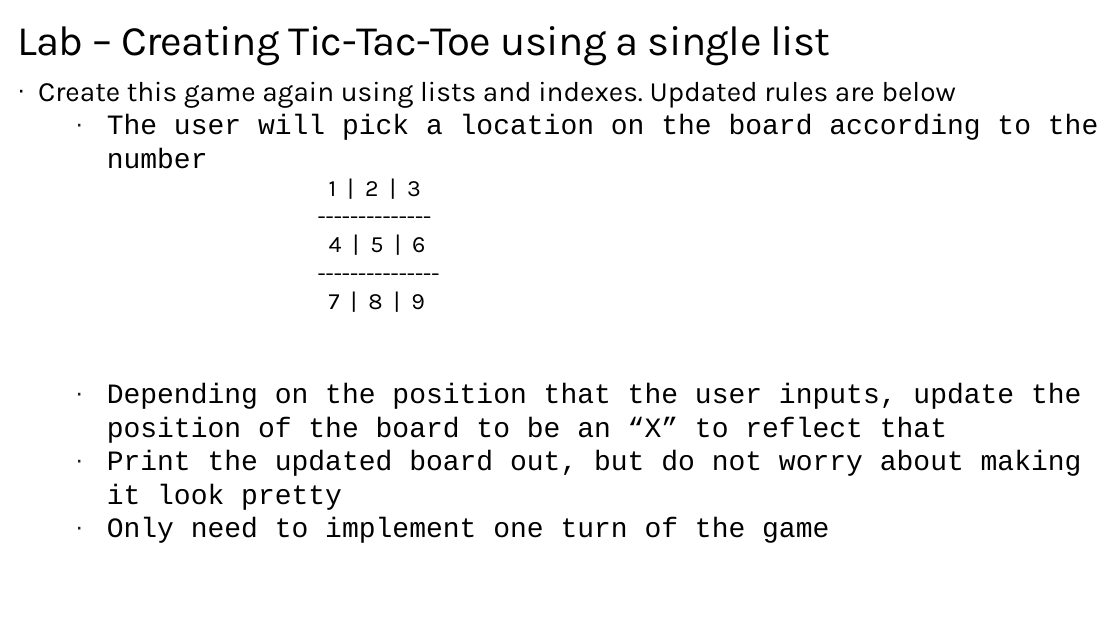
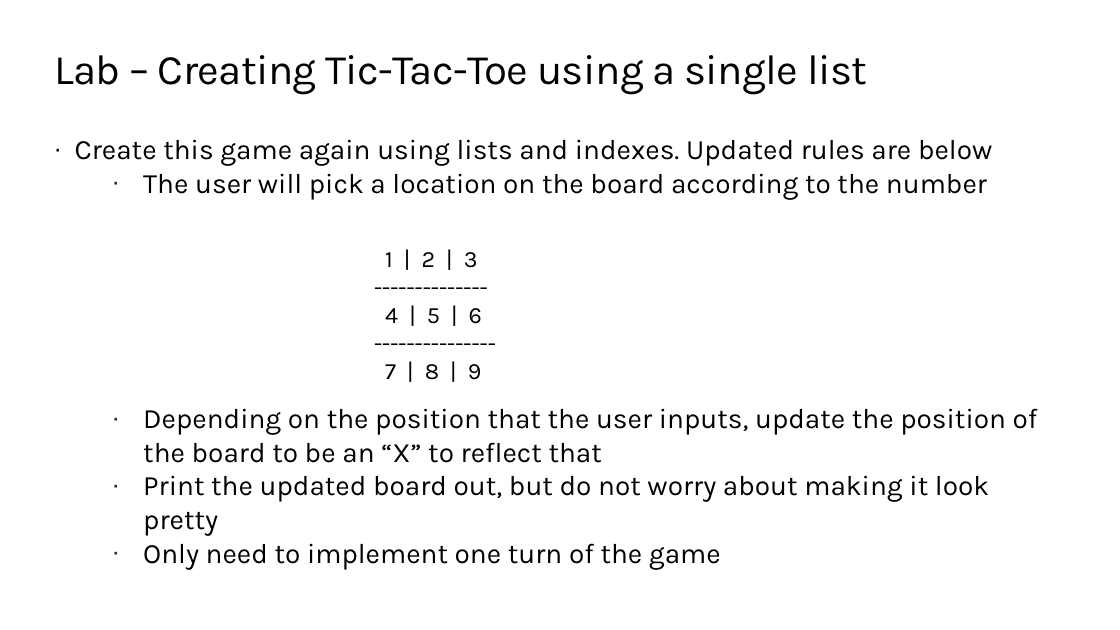
Before and after one commit to TEALSK12/2nd-semester-introduction-to-computer-science, a slide deck: slide 11 of units/2_unit/slidedecks/Intro Python 2.05 TEALS.pptx. Drawn at 1120x630 pixels with LibreOffice and Linux fonts; fonts in the diff are those of the drawing; background and template pictures are left out. Boxes give left, top, right and bottom in pixels: in the first picture for what was removed or moved away, otherwise in the second. Text is boxed around its words. In the diff, an @@ line names an element or a change of style, - is before the commit and + after.

```diff
--- a/units/2_unit/slidedecks/Intro Python 2.05 TEALS.pptx
+++ b/units/2_unit/slidedecks/Intro Python 2.05 TEALS.pptx
@@ title "Lab – Creating Tic-Tac-Toe using ...": place and size @@
-title "Lab – Creating Tic-Tac-Toe using ..." at (17, 26, 830, 66)
+title "Lab – Creating Tic-Tac-Toe using ..." at (54, 55, 867, 95)
@@ text "Create this game again using ...": place and size @@
-text "Create this game again using ..." at (38, 81, 1098, 543)
+text "Create this game again using ..." at (75, 139, 1038, 569)
@@ text at (143, 173, 1038, 569): font Courier New to Karla in "The user will pick a location on ...", "Depending on the position that the user ...", "Print the updated board out, but do ...", "Only need to implement one turn of ..." @@
@@ text "1 | 2 | 3": place and size @@
-text "1 | 2 | 3" at (329, 181, 425, 310)
+text "1 | 2 | 3" at (385, 252, 482, 380)
```
Also in this commit, not shown: 7 other slides changed, 8 other files.
